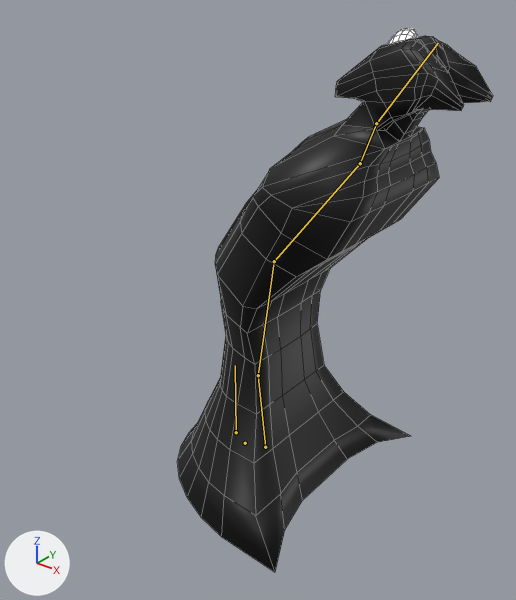
Before and after pictures for a commit that changed the Blender file Dan Lab/Boss.blend.
Before and after are seen from a camera (50 mm lens) standing at (17.0, -20.4, 8.9) and looking at (0.4, 0.4, -3.9). Lighting does not change. The marker at lower left points along +X, +Y and +Z. Both versions are drawn at frame 32 of the action 'Attack02'; the numbers are the values there. The bones that bend it are drawn over the model as lines. Mesh edges are drawn as thin lines.

Objects in the first picture: 'Head'.
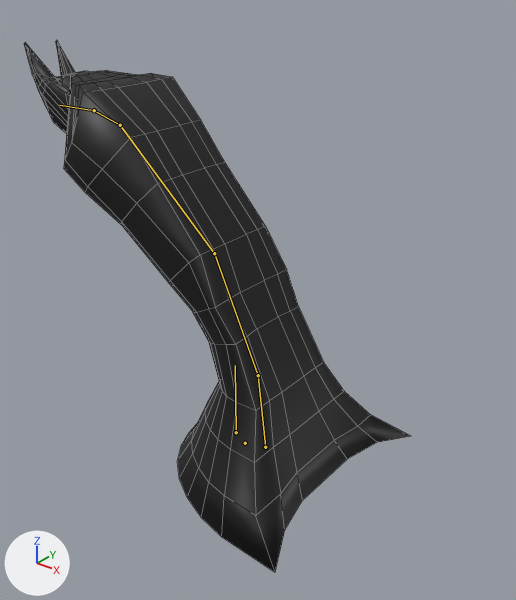
What differs and where, as boxes [x1, y1, x2, y2] in the pictures (516 x 600 px):
'Head', posed (22% wider): before [178, 28, 493, 572]; after [24, 41, 410, 572]
bone 'Spine01', root to tip: before (258, 375) to (274, 261); after (258, 375) to (214, 253)
bone 'Spine02', root to tip: before (274, 261) to (360, 163); after (214, 253) to (120, 125)
bone 'Neck', root to tip: before (360, 163) to (376, 123); after (120, 125) to (94, 110)
bone 'Head', root to tip: before (376, 123) to (438, 43); after (94, 110) to (59, 105)

The edits, one by one:
Bone 'Spine01' (bone_spine01) turns from (0, 0, -7) to (0, 0, 25) degrees about its own x, y and z.
Bone 'Spine02' (bone_spine02) turns from (0, 0, -31) to (0, 0, 23) degrees about its own x, y and z.
Bone 'Spine02' (bone_spine02) is rescaled from (0.94, 1.31, 1.16) to (1.0, 1.6, 0.94).
Bone 'Neck' (bone_neck) turns from (0, 0, -24) to (0, 0, -9) degrees about its own x, y and z.
Bone 'Neck' (bone_neck) is rescaled from (0.89, 0.89, 0.89) to (0.95, 0.95, 0.95).
Bone 'Head' (bone_head) turns from (0, 0, -19) to (0, 0, 18) degrees about its own x, y and z.
Bone 'Head' (bone_head) is rescaled from (1.15, 1.29, 1.0) to (1.0, 1.0, 1.0).
